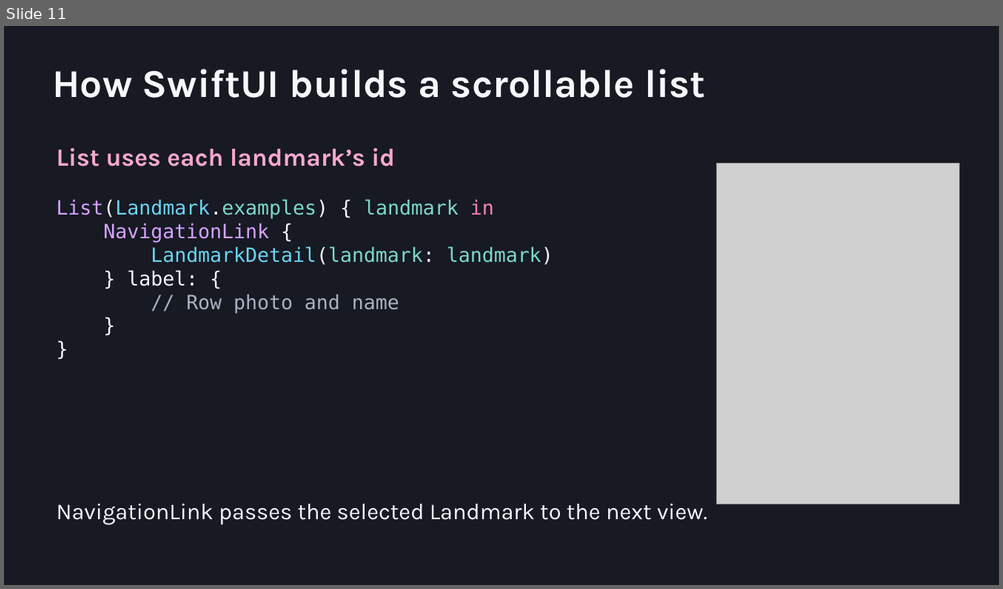
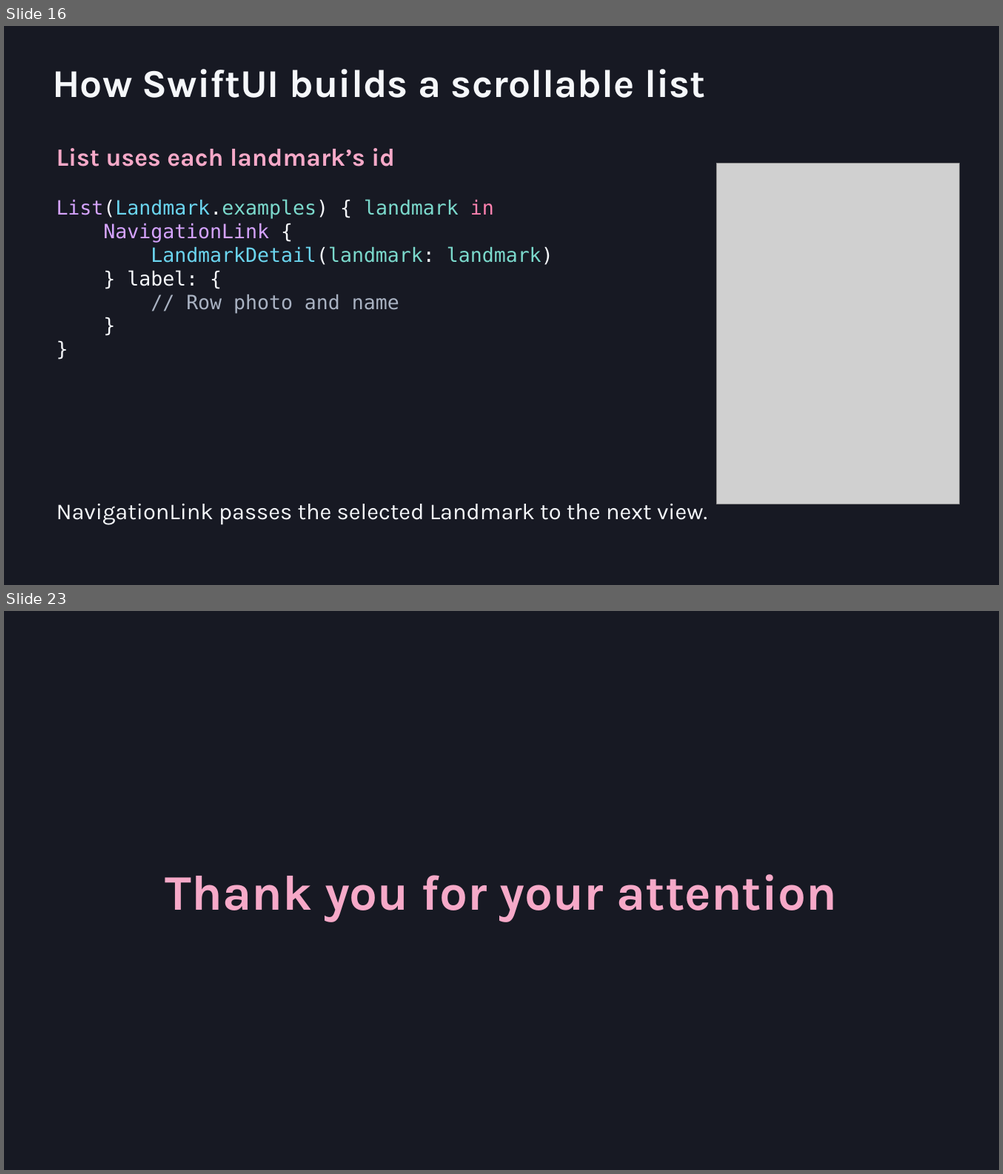
Before and after one commit to ms-Maryna/WearableAppDev, a slide deck: docs/slides/Wearable-App-Development.pptx. Shown one above the other, each under a label of ours: slide 11 before the commit, slides 16 and 23 after it; the slides between them are not shown. The pictures are 1003x589 and 1003x1174 pixels, drawn with LibreOffice and Linux fonts; fonts in the diff are those of the drawing; grey boxes stand for pictures. Boxes give left, top, right and bottom in pixels: in the first picture for what was removed or moved away, otherwise in the second. Text is boxed around its words. In the diff, an @@ line names an element or a change of style, - is before the commit and + after.

```diff
--- a/docs/slides/Wearable-App-Development.pptx
+++ b/docs/slides/Wearable-App-Development.pptx
@@ slide 23 added at [4,611,999,1170], background #171923 @@
@@ text added at [165,874,836,923], 48 pt, text #F6A9C8, bold @@
+Thank you for your attention
@@ what was slide 11 is now slide 16 @@
```
Also in this commit, not shown: 15 slides changed, 6 other slides added, 6 other files.
